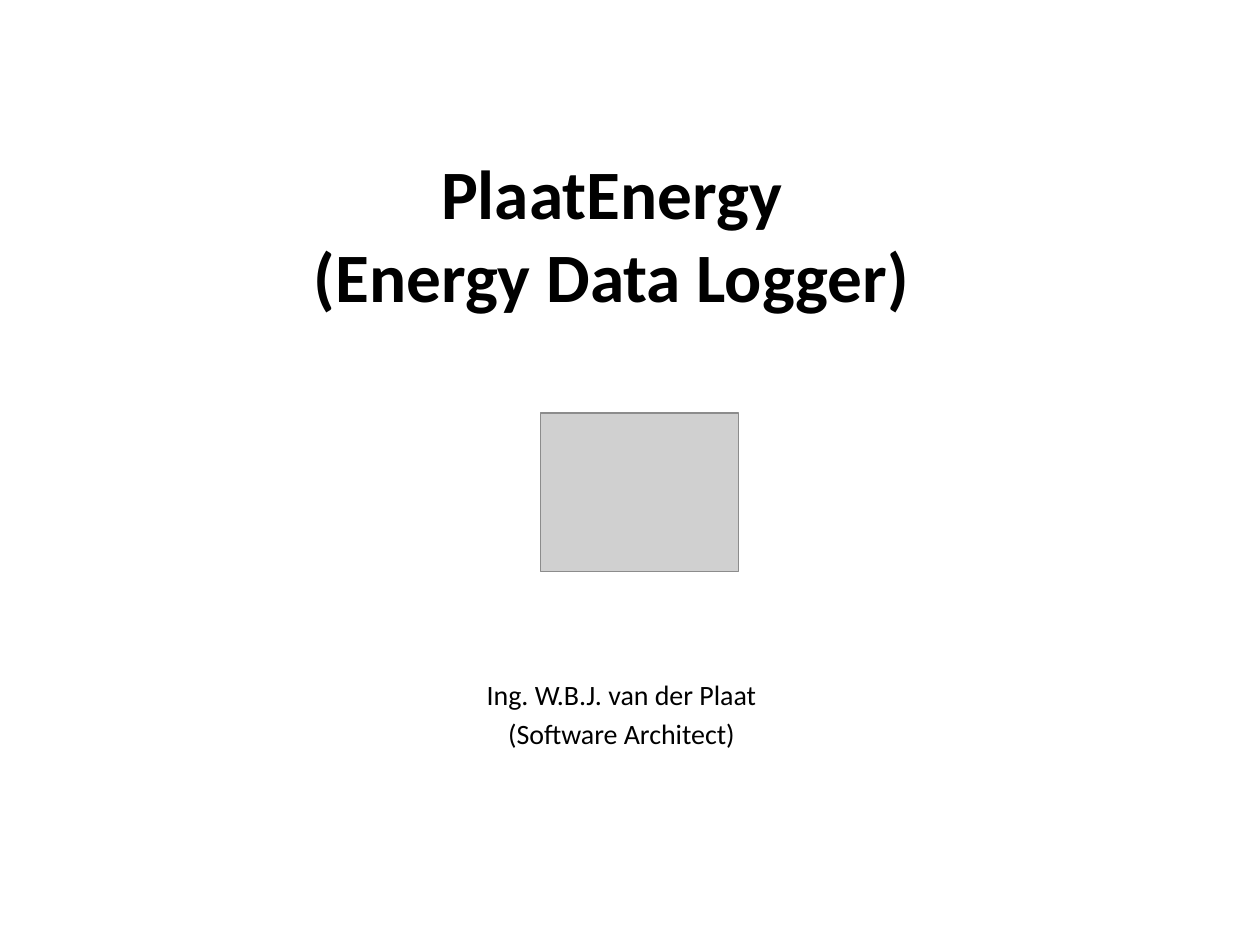
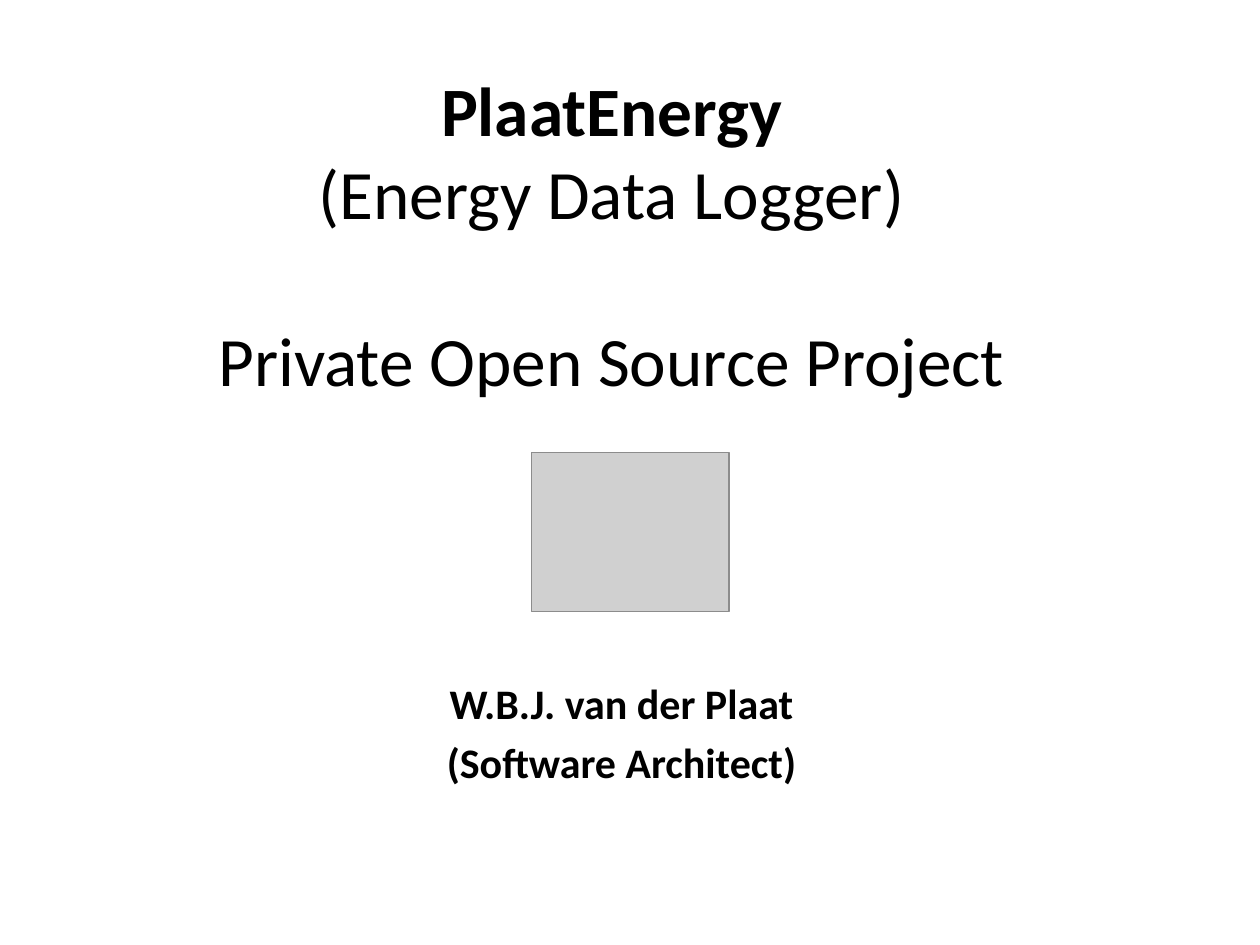
Before and after one commit to plaatsoft/plaatenergy, a slide deck: slide 1 of doc/ppt/PlaatEnergy Design.pptx. Drawn at 1260x945 pixels with LibreOffice and Linux fonts; fonts in the diff are those of the drawing; grey boxes stand for pictures. Boxes give left, top, right and bottom in pixels: in the first picture for what was removed or moved away, otherwise in the second. Text is boxed around its words. In the diff, an @@ line names an element or a change of style, - is before the commit and + after.

```diff
--- a/doc/ppt/PlaatEnergy Design.pptx
+++ b/doc/ppt/PlaatEnergy Design.pptx
@@ title at (218,87,1004,398): text changed; bold off @@
-PlaatEnergy
-(Energy Data Logger)
+PlaatEnergy
+(Energy Data Logger)
+Private Open Source Project
@@ picture: place and size @@
-picture at (541,413,738,572)
+picture at (532,452,730,611)
@@ text at (450,689,793,720): text changed; size 16 to 24 pt; bold on @@
-Ing. W.B.J. van der Plaat
+W.B.J. van der Plaat
@@ text at (447,747,796,784): size 16 to 24 pt, bold on in "(Software Architect)"; more space between paragraphs @@
```
Also in this commit, not shown: 10 other slides changed, 5 slides added, 5 slides removed.
